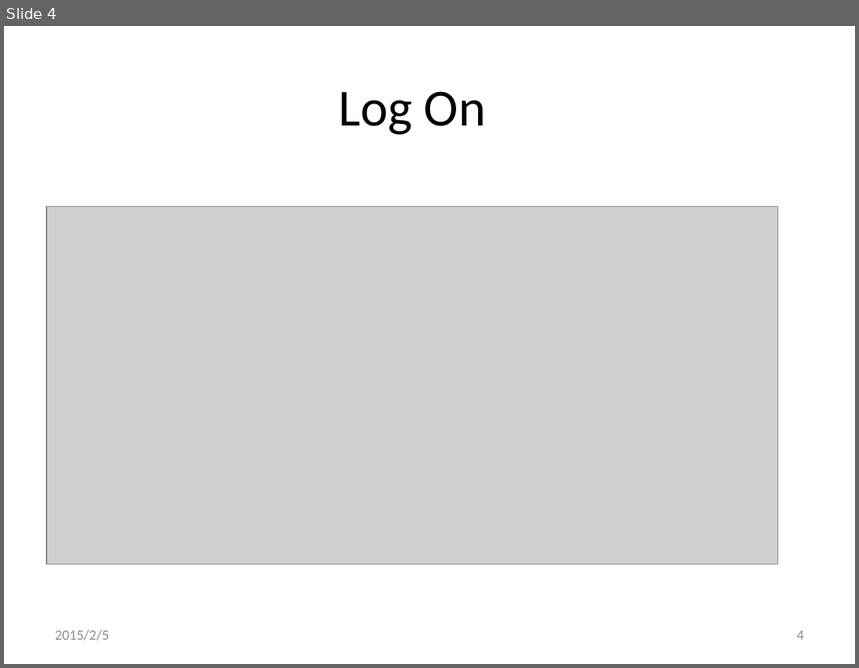
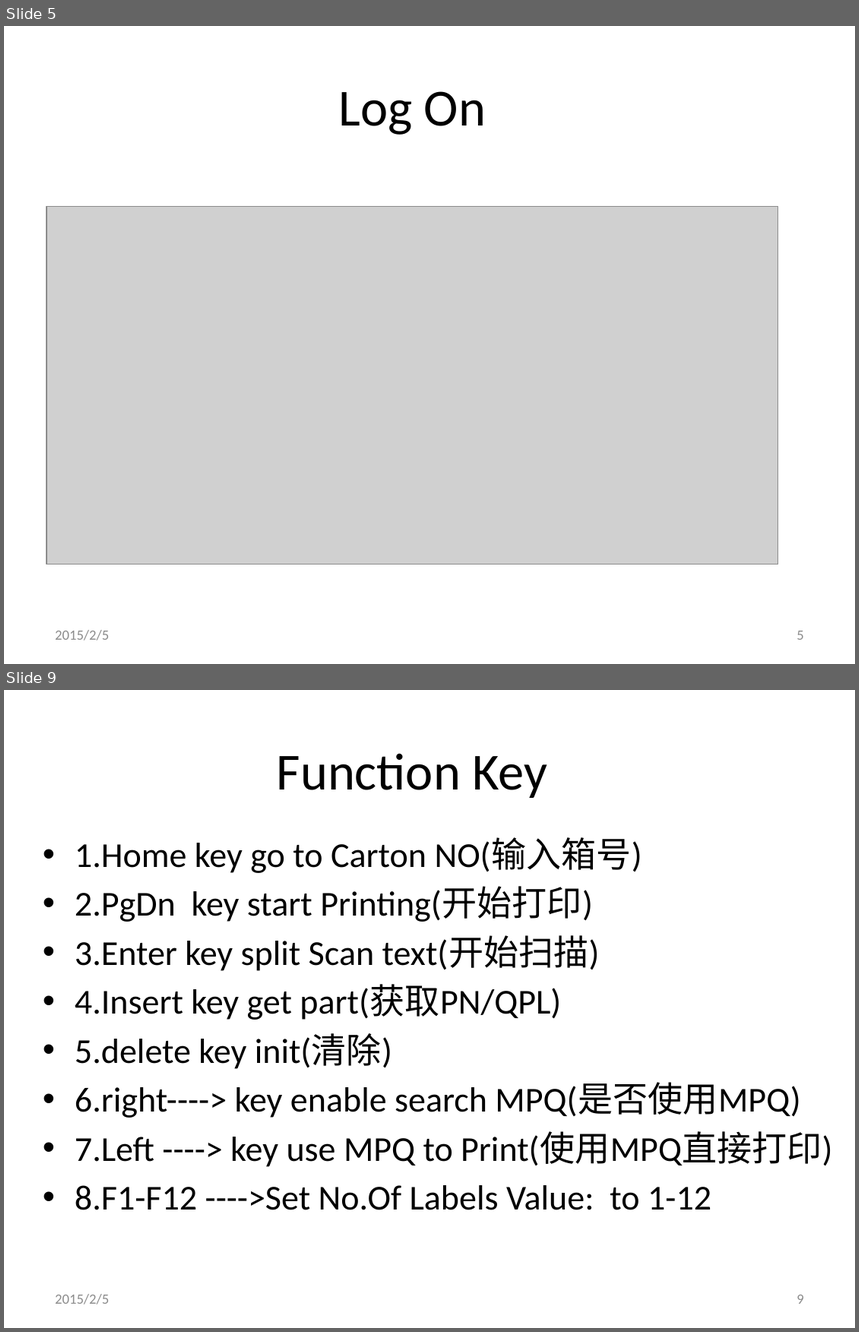
Before and after one commit to xlgwr/WHOperation, a slide deck: dbinit/Print PIMS label User Manual.pptx. Shown one above the other, each under a label of ours: slide 4 before the commit, slides 5 and 9 after it; the slides between them are not shown. The pictures are 859x668 and 859x1332 pixels, drawn with LibreOffice and Linux fonts; fonts in the diff are those of the drawing; grey boxes stand for pictures; background and template pictures are left out. Boxes give left, top, right and bottom in pixels: in the first picture for what was removed or moved away, otherwise in the second. Text is boxed around its words. In the diff, an @@ line names an element or a change of style, - is before the commit and + after.

Commit message:
fix bug for print all

```diff
--- a/dbinit/Print PIMS label User Manual.pptx
+++ b/dbinit/Print PIMS label User Manual.pptx
@@ slide 9 added at (4,690,855,1328), background #FFFFFF @@
@@ title added at (277,753,547,798), 44 pt, text #000000 @@
+Function Key
@@ text added at (75,838,832,1211), 29.6 pt, text #000000 @@
+• 1.Home key go to Carton NO(输入箱号)
+• 2.PgDn key start Printing(开始打印)
+• 3.Enter key split Scan text(开始扫描)
+• 4.Insert key get part(获取PN/QPL)
+• 5.delete key init(清除)
+• 6.right----> key enable search MPQ(是否使用MPQ)
+• 7.Left ----> key use MPQ to Print(使用MPQ直接打印)
+• 8.F1-F12 ---->Set No.Of Labels Value: to 1-12
@@ text added at (55,1294,109,1305), 12 pt, text #8C8C8C @@
+2015/2/5
@@ page number added at (797,1295,804,1304), 12 pt, text #8C8C8C @@
+9
@@ what was slide 4 is now slide 5 @@
@@ page number at (797,631,804,640): text changed @@
-4
+5
```
Also in this commit, not shown: 3 slides changed, 2 other slides added, 2 other files.
